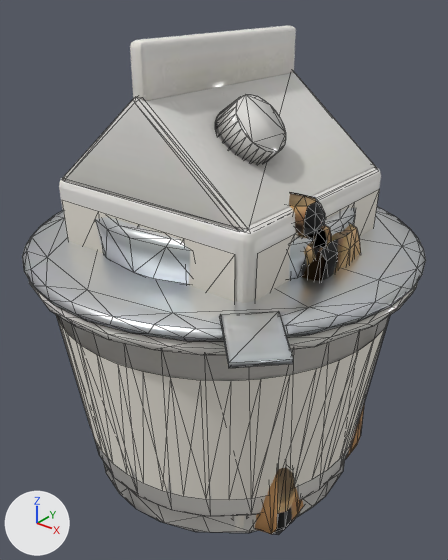
A saved change to the glTF model public/models/packs.glb.
Both versions are drawn from a camera (50 mm lens) standing at (1.28, -1.599, 1.731) and looking at (0.012, -0.014, 0.749). Arrows for +X, +Y and +Z are at lower left; the lights stay in place. The first picture is the older version. Mesh edges are drawn as thin lines on the coarser meshes. Vertices at exactly the same position are counted once.

Names of what the first picture shows: 'carton', 'carton_label', 'carton_roof', 'sack', 'tin_metal', 'tub', 'tub_label', 'tub_lid'.
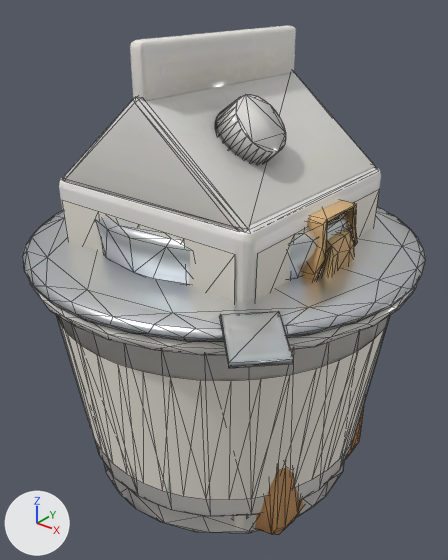
Diff of the bpy script that builds the scene:
```diff
--- a/public/models/packs.glb.py
+++ b/public/models/packs.glb.py
@@ me_sack_001 @@
 # used by ob_sack; location = (0.0, 0.0, 0.0)
-me_sack_001.from_pydata(...)  # 606 vertices, 1200 faces; spans x -0.491..0.491, y -0.357..0.358, z -0.012..1.173
+me_sack_001.from_pydata(...)  # 604 vertices, 1200 faces; spans x -0.491..0.493, y -0.357..0.358, z -0.012..1.11
+# me_sack_001 part 1: the loose piece of 43 vertices spanning x -0.46..0.463, y -0.159..0.015, z 0.88..1.084 is rebuilt with 129 vertices and now spans x -0.46..0.461, y -0.245..0.128, z 0.799..1.11
+# me_sack_001 part 2: 62 vertices moved from x -0.485..0.486, y -0.35..0.357, z 0.055..1.043 to x -0.484..0.491, y -0.349..0.358, z 0.056..1.042; 313 vertices removed from x -0.489..0.491, y -0.355..0.358, z -0.006..1.173; 227 vertices added at x -0.486..0.493, y -0.356..0.358, z -0.003..1.05
+# me_sack_001 part 3: 334 kept faces spanning x -0.491..0.491, y -0.357..0.358, z -0.012..1.039 get new texture (UV) coordinates
+# other edits to the shape of me_sack_001 do not show in these pictures
 me_sack_001.materials.append(mat_sack_baked)
```

Changed parts and their boxes [x1, y1, x2, y2] in the pictures (448 x 560 px; the box of a moved part takes in the faces that stretch with it):
'sack', reshaped: before [254, 192, 365, 535]; after [254, 200, 364, 535]
part 1 of me_sack_001, rebuilt: before [304, 225, 332, 265]; after [302, 200, 357, 280]
part 2 of me_sack_001, moved or reshaped: before [254, 192, 364, 534]; after [254, 229, 363, 534]
part 3 of me_sack_001, surface changed: before [272, 467, 296, 535]; after [272, 235, 344, 535]
